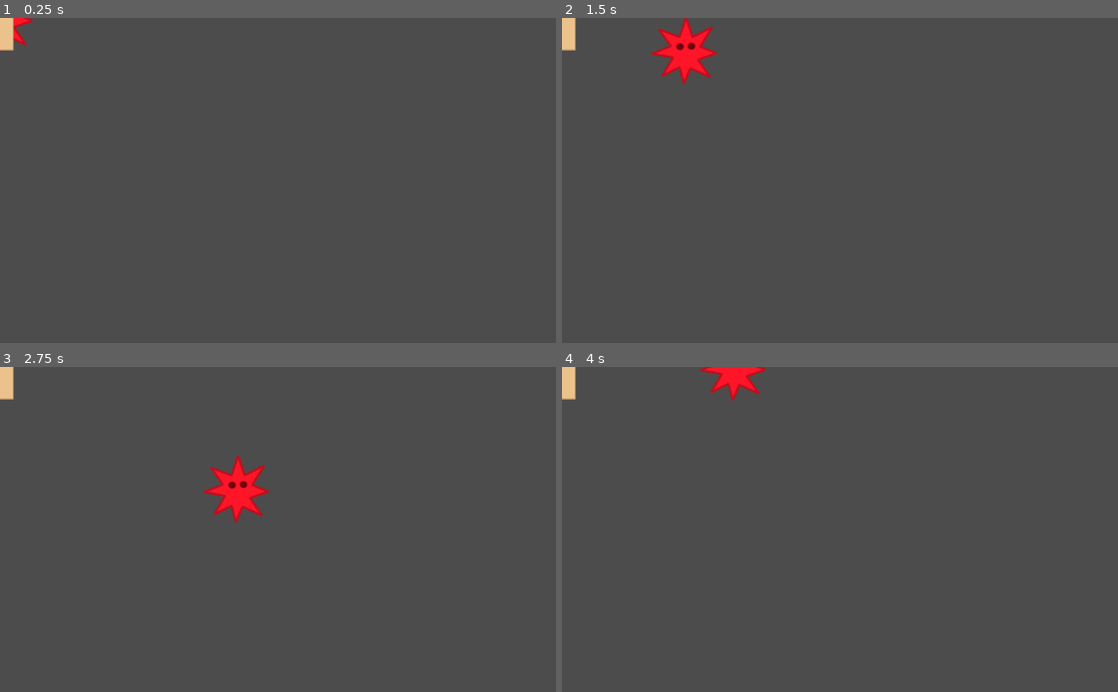
Above: before the commit, frames 1-4 (two rows, left to right).
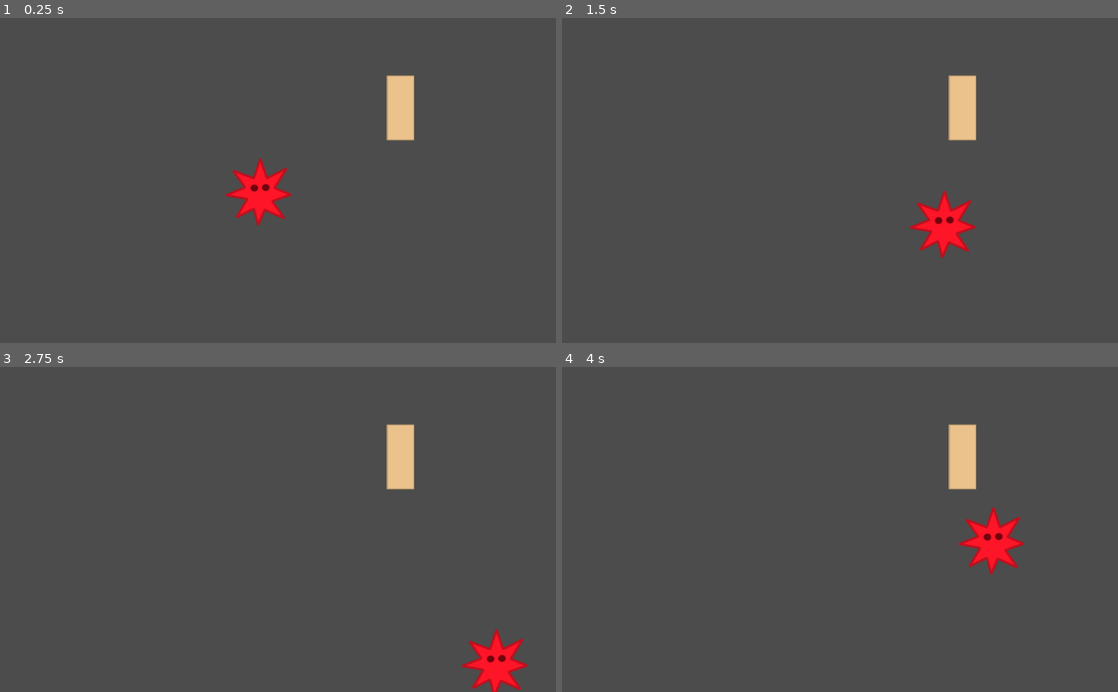
Above: after the commit, the same moments.

Repository: mariothedog/Epidemic-Simulator
Game: Godot game, scene res://Levels/Level 1.tscn
Two runs of this game, one before a commit and one after it. Both use one fixed random seed, a clock stepped at 60 frames per second and the inputs below. The project has no main scene, so this scene is started directly.
Inputs:
- Up to frame 1 (0.25 s): no input
- Up to frame 2 (1.5 s): tap Enter at 0.5 s; hold D (move_right) 0.53-1.28 s; hold S (move_down) from 1.28 s (still down)
- Up to frame 3 (2.75 s): release S (move_down) at 2.03 s; hold D (move_right) from 2.03 s (still down)
- Up to frame 4 (4 s): release D (move_right) at 2.78 s; hold W (move_up) 2.78-3.53 s; hold A (move_left) from 3.53 s (still down)

The runs differ from the first frame. In frame 1, 2.5% of the frame differs, in the area x 0-75%, y 0-64%; in frame 2, 3.5%, in the area x 0-75%, y 0-74%; in frame 3, 3.5%; in frame 4, 3.0%.

Commit message:
Moved the nodes on the level

Diff:
--- a/Levels/Level 1.tscn
+++ b/Levels/Level 1.tscn
@@ -6,5 +6,7 @@
 [node name="Level 1" type="Node2D"]
 
 [node name="Player" parent="." instance=ExtResource( 1 )]
+position = Vector2( 476, 321 )
 
 [node name="Human" parent="." instance=ExtResource( 2 )]
+position = Vector2( 738, 166 )
